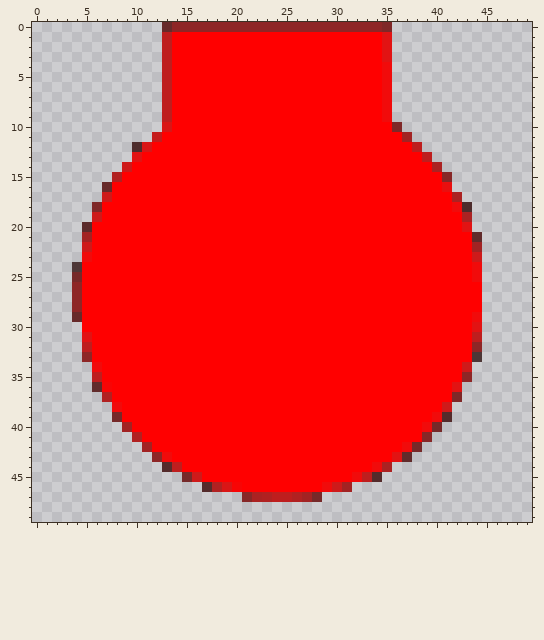
File history of a pixel-art sprite, project/assets/Images/turret.png. The picture above was drawn from the file before the commit.
The file is 50x50 pixels. Colours within 5 levels of each other are drawn and written as one.
The same view after the edit:
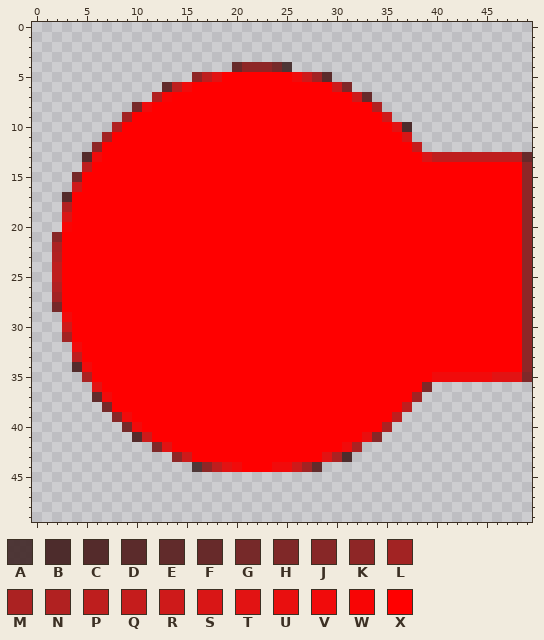
Palette (. is transparent): A #452c2cee  B #4d2c2c  C #542b2b  D #5b2b2b  E #612b2b  F #672a2a  G #762929  H #7f2828  J #872727  K #8e2626  L #a22323  M #ab2222  N #b12121  P #be1e1e  Q #c51c1c  R #ce1a1a  S #d91616  T #e21313  U #e90f0f  V #f10b0b  W #f80505  X #ff0000
Edits made:
Changed rows in their new state; - is an unchanged pixel.
first column x 2:
 0 -----------.......................--------------
 1 -----------.......................--------------
 2 -----------.......................--------------
 3 -----------.......................--------------
 4 -----------.......FKKKGA..........--------------
 5 -----------...KPT-------VRLD......--------------
 6 -----------EPV--------------RH....--------------
 7 ----------NW------------------RF..--------------
 8 --------GVXX--------------------N.--------------
 9 -------LXXXX---------------------R--------------
10 ------NXXXXX----------------------TB------------
11 -----LXXXXX------------------------S------------
12 ----KXXXXX--------------------------Q-----------
13 ---CVXXXX----------------------------SPPPPPPPPPF
14 ---PXXXX------------------------------XXXXXXXXXK
15 --GXXXX--------------------------------XXXXXXXXK
16 --RXXX---------------------------------XXXXXXXXK
17 -CXXXX----------------------------------XXXXXXXK
18 -NXXX-----------------------------------XXXXXXXK
19 -SXXX------------------------------------XXXXXXK
20 -WXX-------------------------------------XXXXXXK
21 JXXX--------------------------------------XXXXXK
22 MXXX--------------------------------------XXXXXK
23 NXXX--------------------------------------XXXXXK
24 PXX---------------------------------------XXXXXK
25 PXX---------------------------------------XXXXXK
26 NXX----------------------------------------XXXXK
27 LXX----------------------------------------XXXXK
28 GXX----------------------------------------XXXXK
29 -VX---------------------------------------XXXXXK
30 -RX---------------------------------------XXXXXK
31 -LXX--------------------------------------XXXXXK
32 --VX--------------------------------------XXXXXK
33 --PX--------------------------------------XXXXXK
34 --CVX------------------------------------XXXXXXK
35 ---MX---------------------------------VVVVVVTTTH
36 ----TX-------------------------------H...-------
37 ----EV------------------------------L....-------
38 -----GX----------------------------P....--------
39 ------JV--------------------------P.....--------
40 -------GV------------------------M.....---------
41 --------CR---------------------UJ.....----------
42 ---------.HT-----------------VM......-----------
43 ----------..KR-------------TMB......------------
44 -----------...AKPTV---VVRLE.......--------------
45 -------------....................---------------
46 ---------------...............------------------
47 -------------------........---------------------
Where, in picture pixels (left, top, right, bottom), the same in both pictures:
changed: (52, 22, 532, 502)
